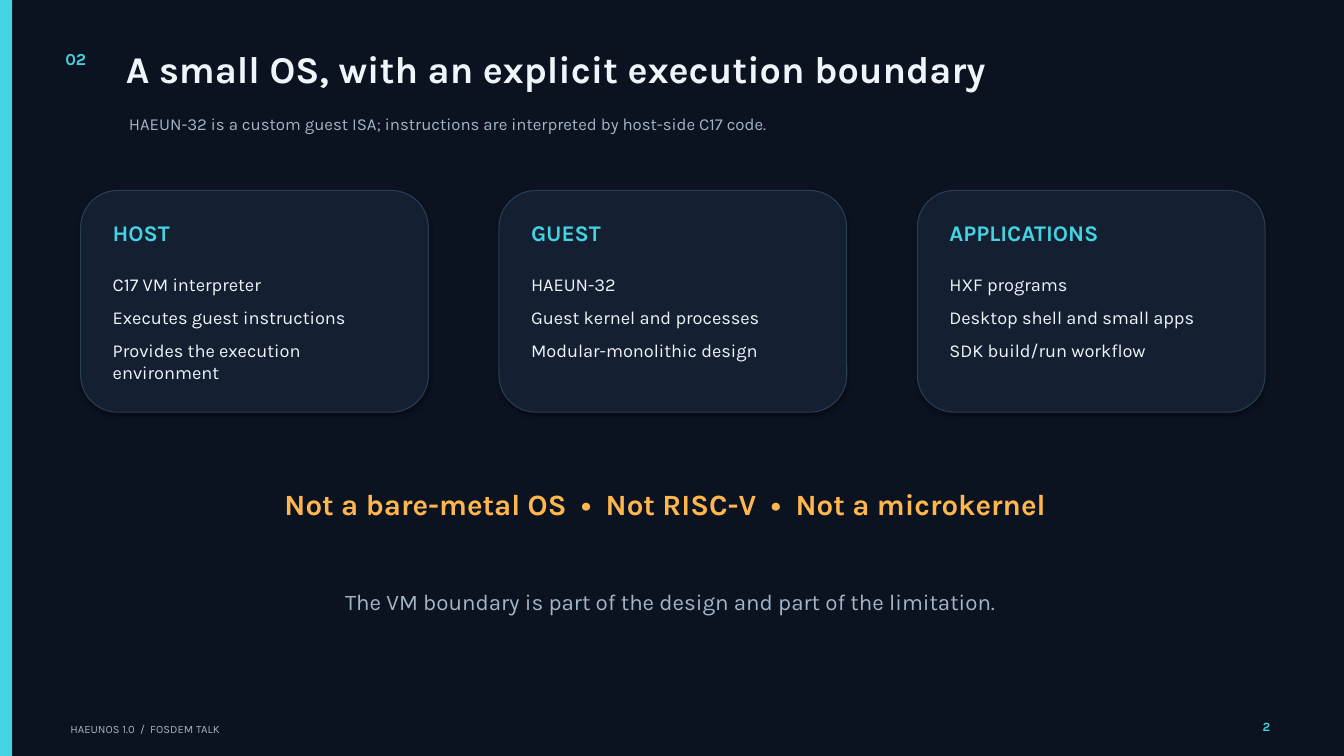
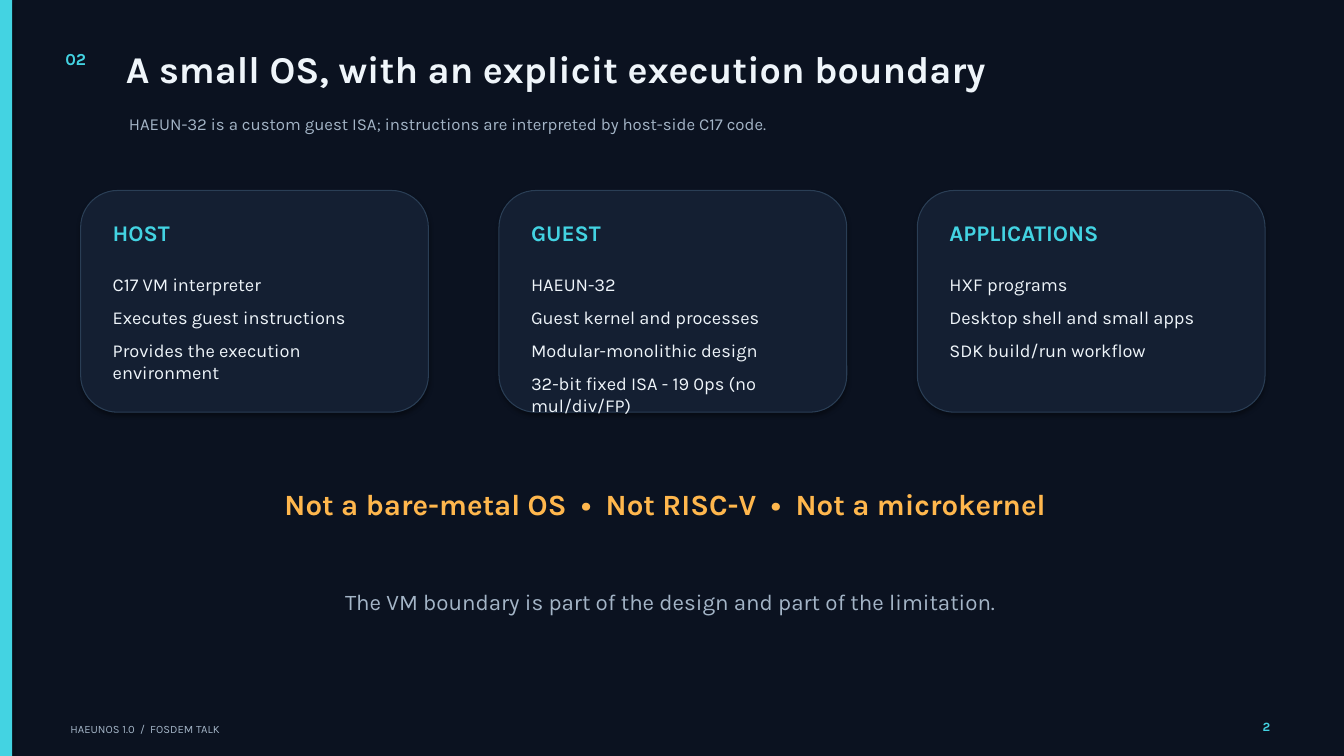
Before and after one commit to HaeunJang271/HaeunOS, a slide deck: slide 2 of research/presentation/fosdem-2027/HaeunOS_FOSDEM_5min_Talk_Revised.pptx. Drawn at 1344x756 pixels with LibreOffice and Linux fonts; fonts in the diff are those of the drawing. Boxes give left, top, right and bottom in pixels: in the first picture for what was removed or moved away, otherwise in the second. Text is boxed around its words. In the diff, an @@ line names an element or a change of style, - is before the commit and + after.

```diff
--- a/research/presentation/fosdem-2027/HaeunOS_FOSDEM_5min_Talk_Revised.pptx
+++ b/research/presentation/fosdem-2027/HaeunOS_FOSDEM_5min_Talk_Revised.pptx
@@ text at [531, 377, 756, 414]: paragraph added @@
+32-bit fixed ISA - 19 0ps (no mul/div/FP)
```
Also in this commit, not shown: 3 other slides changed, 7 other files.
